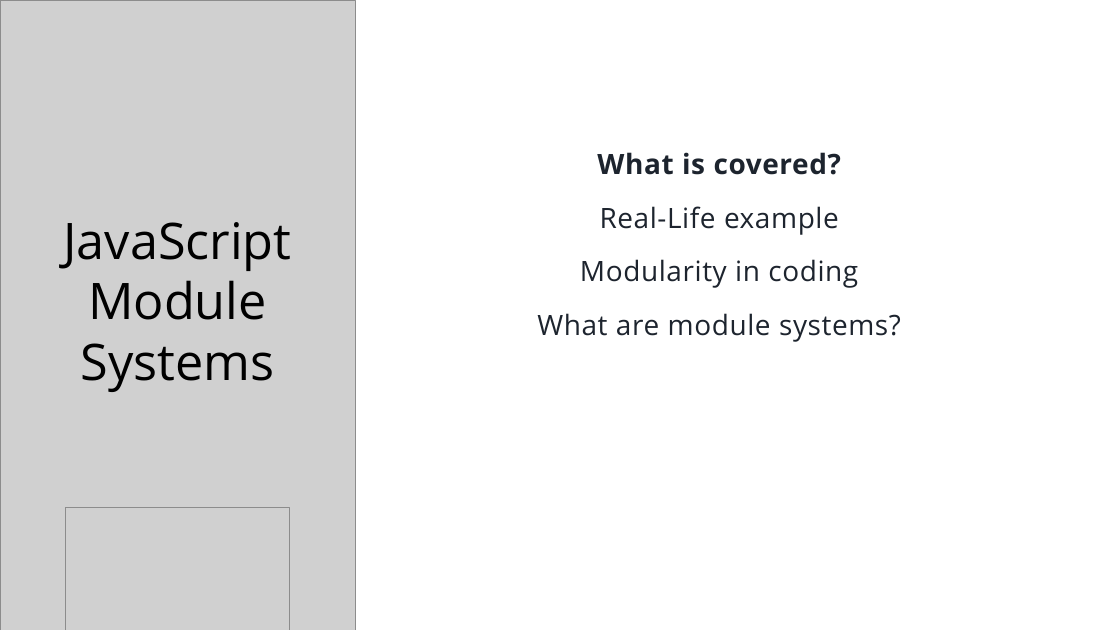
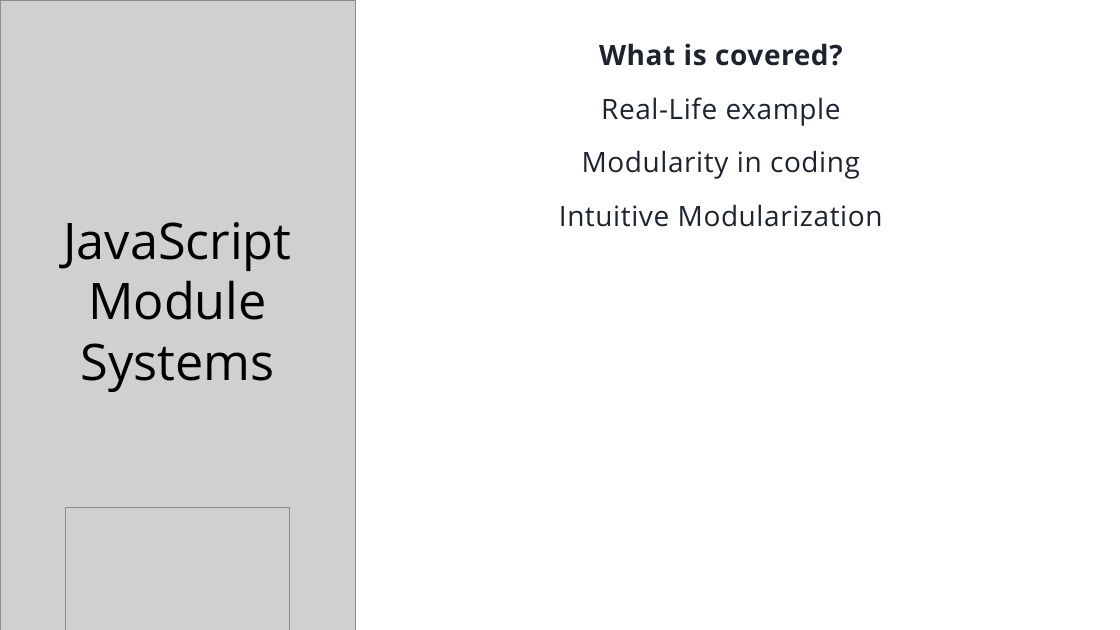
Before and after one commit to sjsam/js-module-systems, a slide deck: slide 1 of presentation.pptx. Drawn at 1120x630 pixels with LibreOffice and Linux fonts; fonts in the diff are those of the drawing; grey boxes stand for pictures. Boxes give left, top, right and bottom in pixels: in the first picture for what was removed or moved away, otherwise in the second. Text is boxed around its words. In the diff, an @@ line names an element or a change of style, - is before the commit and + after.

```diff
--- a/presentation.pptx
+++ b/presentation.pptx
@@ subtitle "What is covered?" moved from (x1=537, y1=152, x2=901, y2=342) to (x1=559, y1=43, x2=883, y2=227) @@
@@ subtitle at (x1=559, y1=204, x2=883, y2=227): text changed @@
-What are module systems?
+Intuitive Modularization
```
Also in this commit, not shown: 3 slides added, 6 other files.
